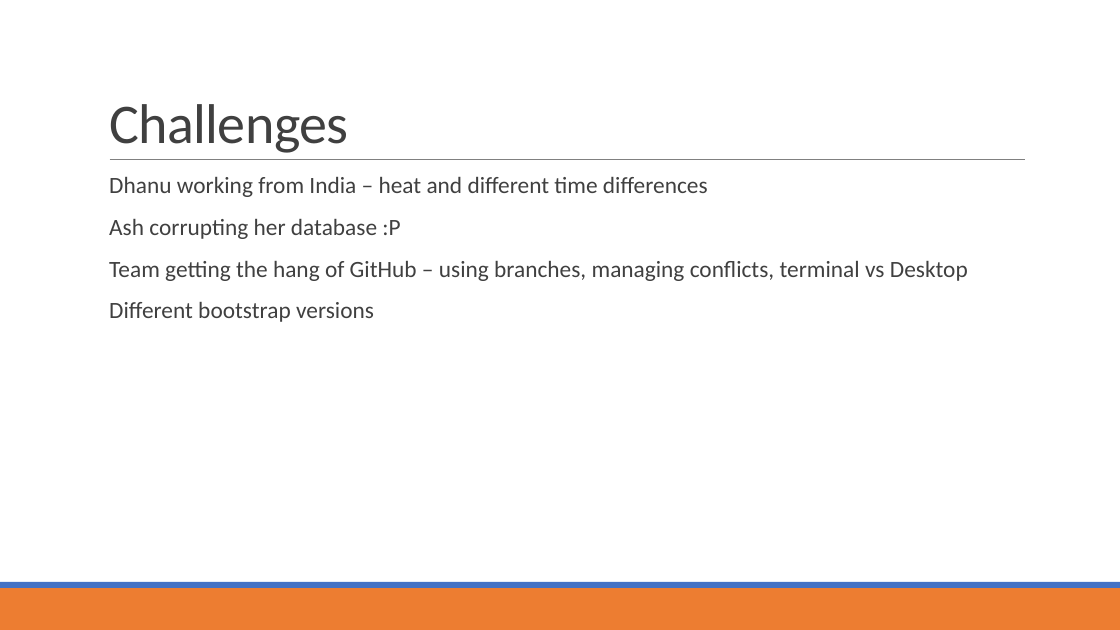
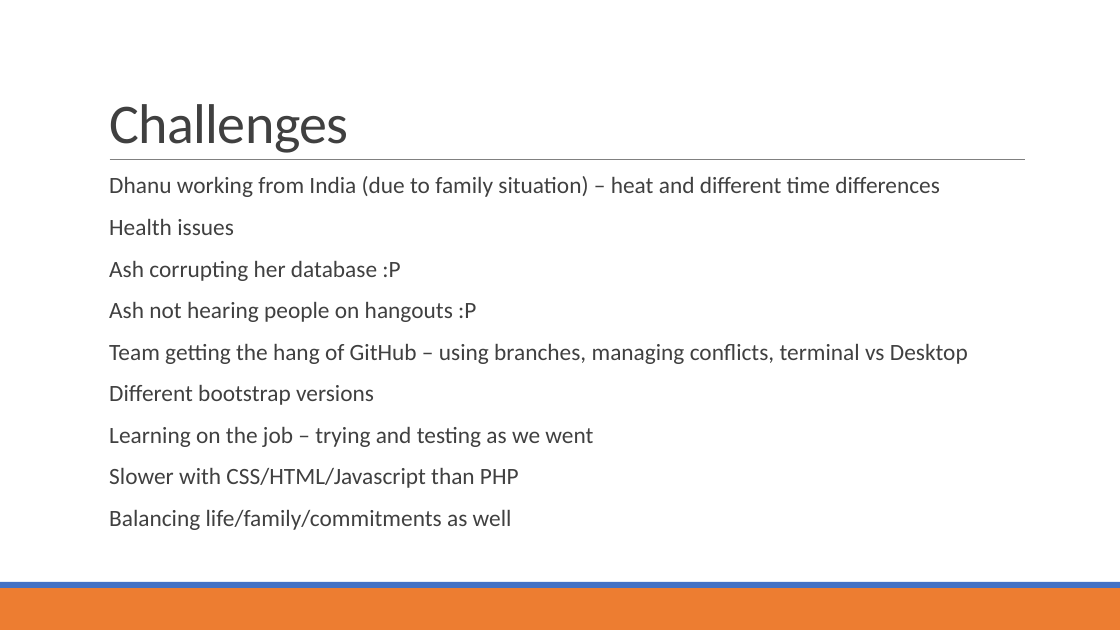
Before and after one commit to dhanashrideshmukh/TravelBlog, a slide deck: slide 6 of Documents/Presentation Draft 1 - 28Apr2019.pptx. Drawn at 1120x630 pixels with LibreOffice and Linux fonts; fonts in the diff are those of the drawing. Boxes give left, top, right and bottom in pixels: in the first picture for what was removed or moved away, otherwise in the second. Text is boxed around its words. In the diff, an @@ line names an element or a change of style, - is before the commit and + after.

```diff
--- a/Documents/Presentation Draft 1 - 28Apr2019.pptx
+++ b/Documents/Presentation Draft 1 - 28Apr2019.pptx
@@ text at bbox=[109, 176, 940, 235]: text changed @@
-  Dhanu working from India – heat and different time differences
+  Dhanu working from India (due to family situation) – heat and different time differences
+  Health issues
@@ text at bbox=[109, 302, 476, 322]: paragraph added @@
+  Ash not hearing people on hangouts :P
@@ text at bbox=[109, 427, 593, 530]: paragraphs added @@
+  Learning on the job – trying and testing as we went
+  Slower with CSS/HTML/Javascript than PHP
+  Balancing life/family/commitments as well
```
Also in this commit, not shown: 3 other slides changed.
